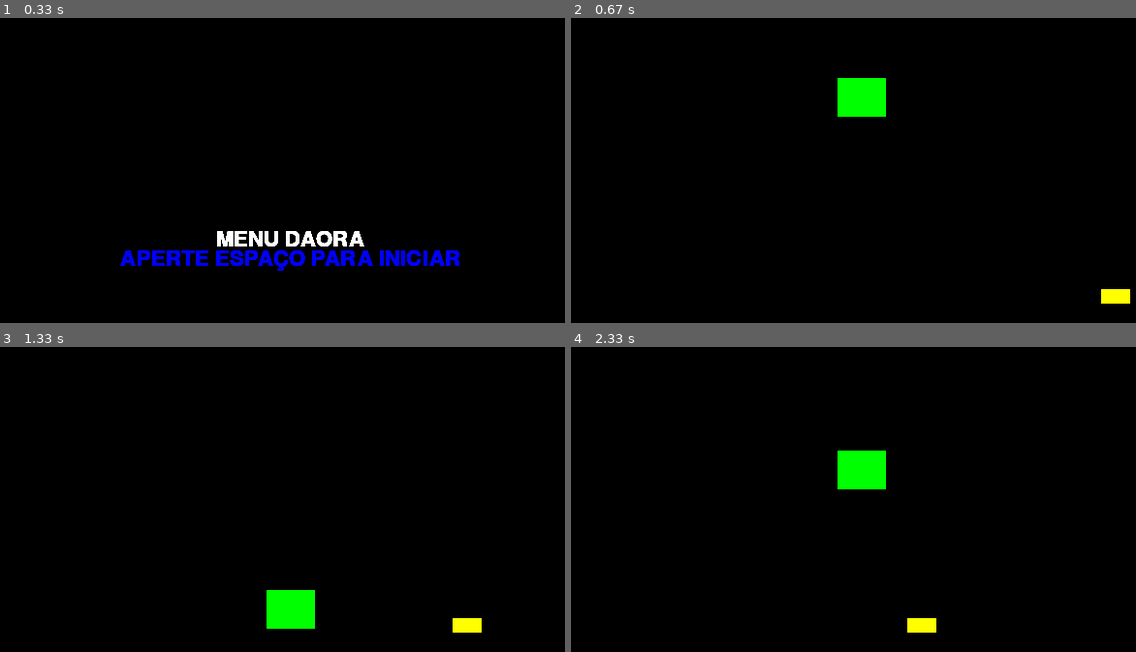
Above: before the commit, frames 1-4 (two rows, left to right).
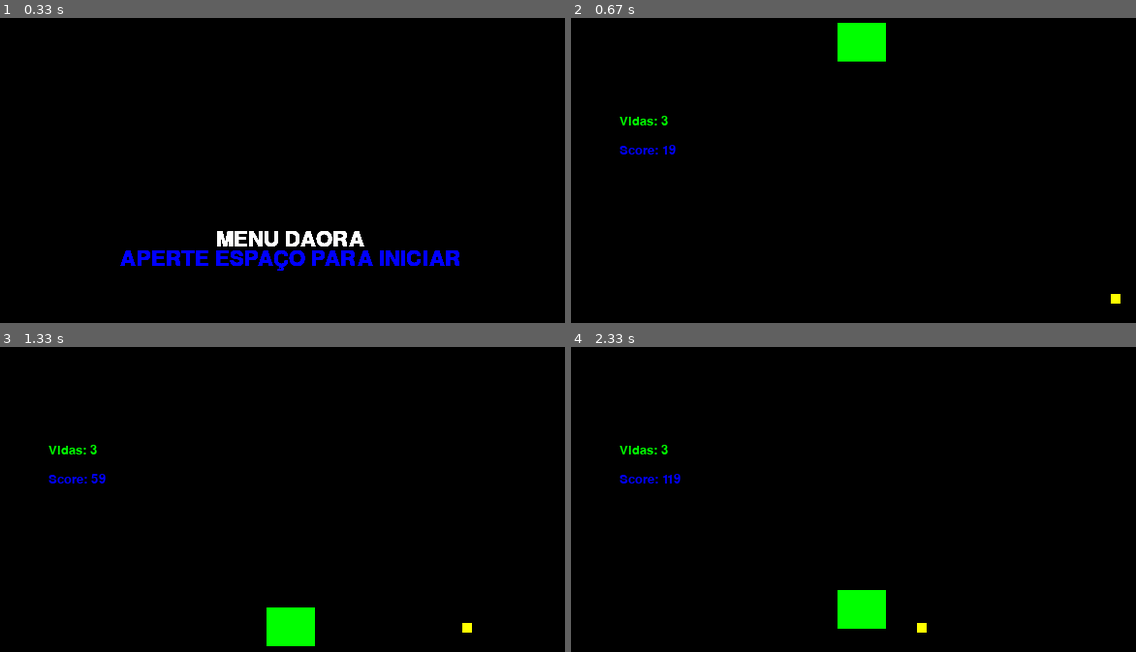
Above: after the commit, the same moments.

Repository: pedrofracassi/insper-dessoft-projeto-final
Game: pygame game, started from main.py
Two runs of this game, one before a commit and one after it. Both use one fixed random seed, a clock stepped at 60 frames per second and the inputs below.
Inputs:
- Up to frame 1 (0.33 s): no input
- Up to frame 2 (0.67 s): tap Space at 0.33 s
- Up to frame 3 (1.33 s): tap Enter at 0.67 s
- Up to frame 4 (2.33 s): tap Space at 2.07 s

Frame 1 is identical in both runs. In frame 2, 2.7% of the frame differs, in the area x 8-99%, y 1-94%; in frame 3, 1.5%; in frame 4, 2.7%, in the area x 8-65%, y 32-94%.

Commit message:
interação alessandra e obstaculo

Diff:
--- a/stages/Alessandra.py
+++ b/stages/Alessandra.py
@@ -31,7 +31,7 @@
     if keystate[pygame.K_SPACE] and not self.pulando and not self.uphold:
       self.uphold = True
       self.pulando = True
-      self.speedy = -15
+      self.speedy = -18
 
     if not keystate[pygame.K_SPACE]:
       self.uphold = False
--- a/stages/jogo.py
+++ b/stages/jogo.py
@@ -13,10 +13,14 @@
 
   def run (self):
     all_sprites = pygame.sprite.Group()
+    all_provas = pygame.sprite.Group()
     player = Alessandra()
     prova = p()
     all_sprites.add(prova)
+    all_provas.add(prova)
     all_sprites.add(player)
+    lives = 3
+    score = 0
 
 
     done = False
@@ -26,9 +30,36 @@
         if event.type == pygame.QUIT:
           done = True
 
+
       all_sprites.update()
+      #Verifica colisões
+      hits = pygame.sprite.spritecollide(player, all_provas, True)
+      #Atualiza vidas
+      if hits:
+        lives-=1
+      if lives == 0:
+        done = True
+      #Caso haja uma colisão o obstaculo é reposto
+      for prova in hits:
+        m = p()
+        all_sprites.add(m)
+        all_provas.add(m)
+
+      #VIDAS
+      font = pygame.font.SysFont(None, 20)
+      Vidas = font.render('Vidas: {}'.format(lives), True, (0, 255, 0))
+      #SCORE
+      score+=1
+      Pontos = font.render('Score: {}'.format(score), True, (0, 0, 255))
+
+
+
       self.window.fill((0, 0, 0))
       all_sprites.draw(self.window)
+      self.window.blit(Vidas, (50, 100))
+      self.window.blit(Pontos, (50, 130))
+
+
       pygame.display.flip()
 
 '''
--- a/stages/provas.py
+++ b/stages/provas.py
@@ -15,7 +15,7 @@
 class p(pygame.sprite.Sprite):
   def __init__(self):
     pygame.sprite.Sprite.__init__(self)
-    self.image = pygame.Surface((30, 15))
+    self.image = pygame.Surface((10, 10))
     self.image.fill(YELLOW)
     self.rect = self.image.get_rect()
     self.rect.centerx = 600
@@ -26,5 +26,5 @@
   def update (self):
     self.rect.centerx += self.speedx
     self.rect.bottom+=0
-    if self.rect.centerx<=0:
+    if self.rect.centerx<=-5:
         self.rect.centerx = 600
